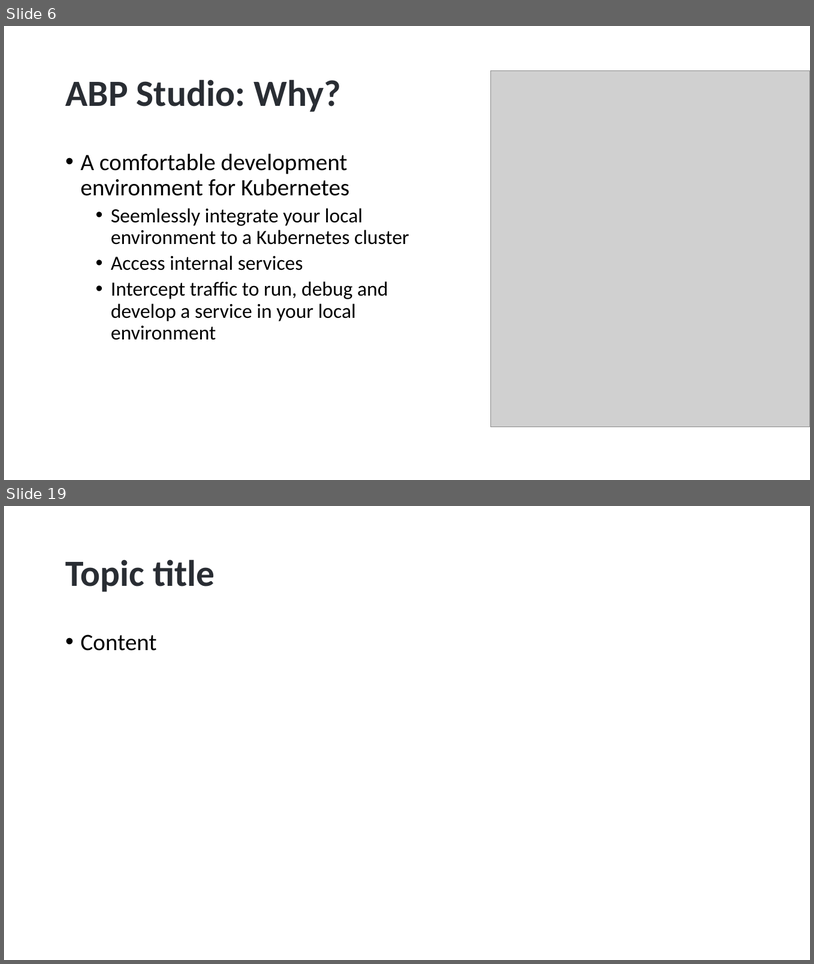
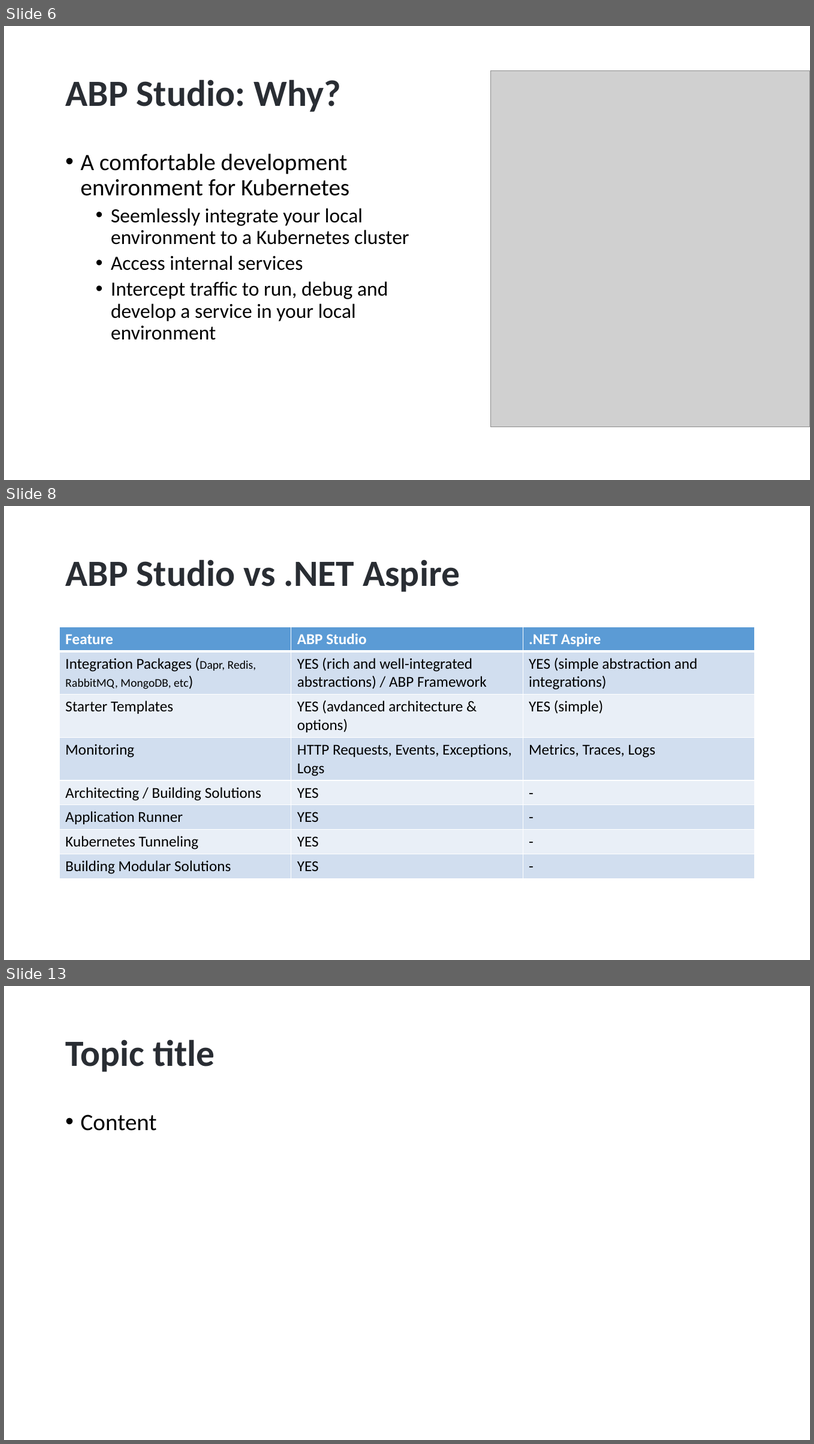
Before and after one commit to hikalkan/presentations, a slide deck: 2024-08-15 ABP Community Talks 2024.4/ABP Studio - The Missing Tool for Dotnet Developers.pptx. Shown one above the other, each under a label of ours: slides 6 and 19 before the commit, slides 6, 8 and 13 after it; the slides between them are not shown. The pictures are 814x964 and 814x1444 pixels, drawn with LibreOffice and Linux fonts; fonts in the diff are those of the drawing; grey boxes stand for pictures; background and template pictures are left out. Boxes give left, top, right and bottom in pixels: in the first picture for what was removed or moved away, otherwise in the second. Text is boxed around its words. In the diff, an @@ line names an element or a change of style, - is before the commit and + after.

```diff
--- a/2024-08-15 ABP Community Talks 2024.4/ABP Studio - The Missing Tool for Dotnet Developers.pptx
+++ b/2024-08-15 ABP Community Talks 2024.4/ABP Studio - The Missing Tool for Dotnet Developers.pptx
@@ slide 8 added at bbox=[4, 506, 810, 960], background picture (left out) @@
@@ title added at bbox=[65, 559, 460, 592], 44 pt, text #292D33, bold @@
+ABP Studio vs .NET Aspire
@@ table added at bbox=[60, 627, 755, 877], 8 rows, 3 columns @@
+Feature | ABP Studio | .NET Aspire
+Integration Packages (Dapr, Redis, RabbitMQ, MongoDB, etc) | YES (rich and well-integrated abstractions) / ABP Framework | YES (simple abstraction and integrations)
+Starter Templates | YES (avdanced architecture & options) | YES (simple)
+Monitoring | HTTP Requests, Events, Exceptions, Logs | Metrics, Traces, Logs
+Architecting / Building Solutions | YES | -
+Application Runner | YES | -
+Kubernetes Tunneling | YES | -
+Building Modular Solutions | YES | -
@@ what was slide 19 is now slide 13 @@
```
Also in this commit, not shown: 1 slide changed, 5 other slides added, 12 slides removed.
